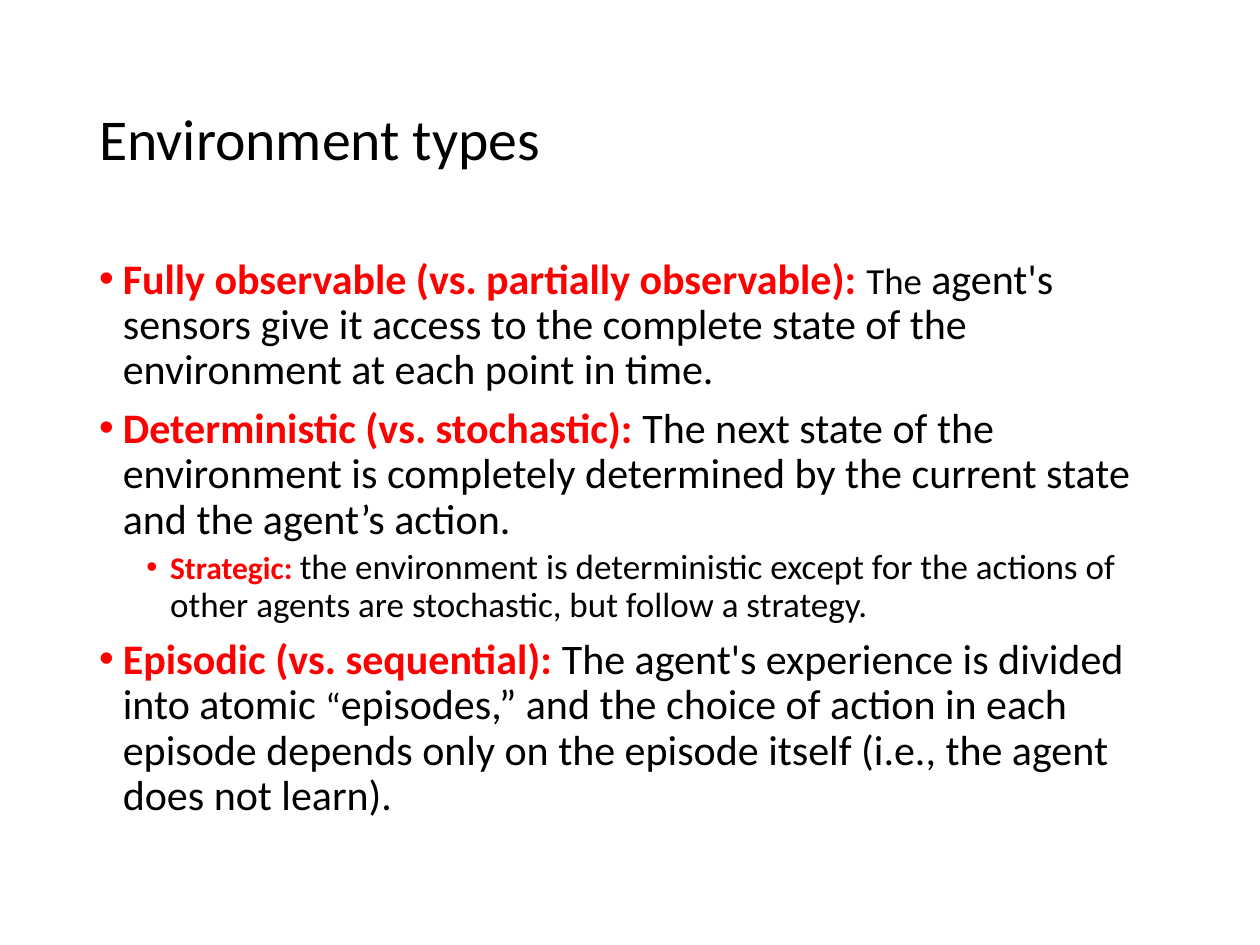
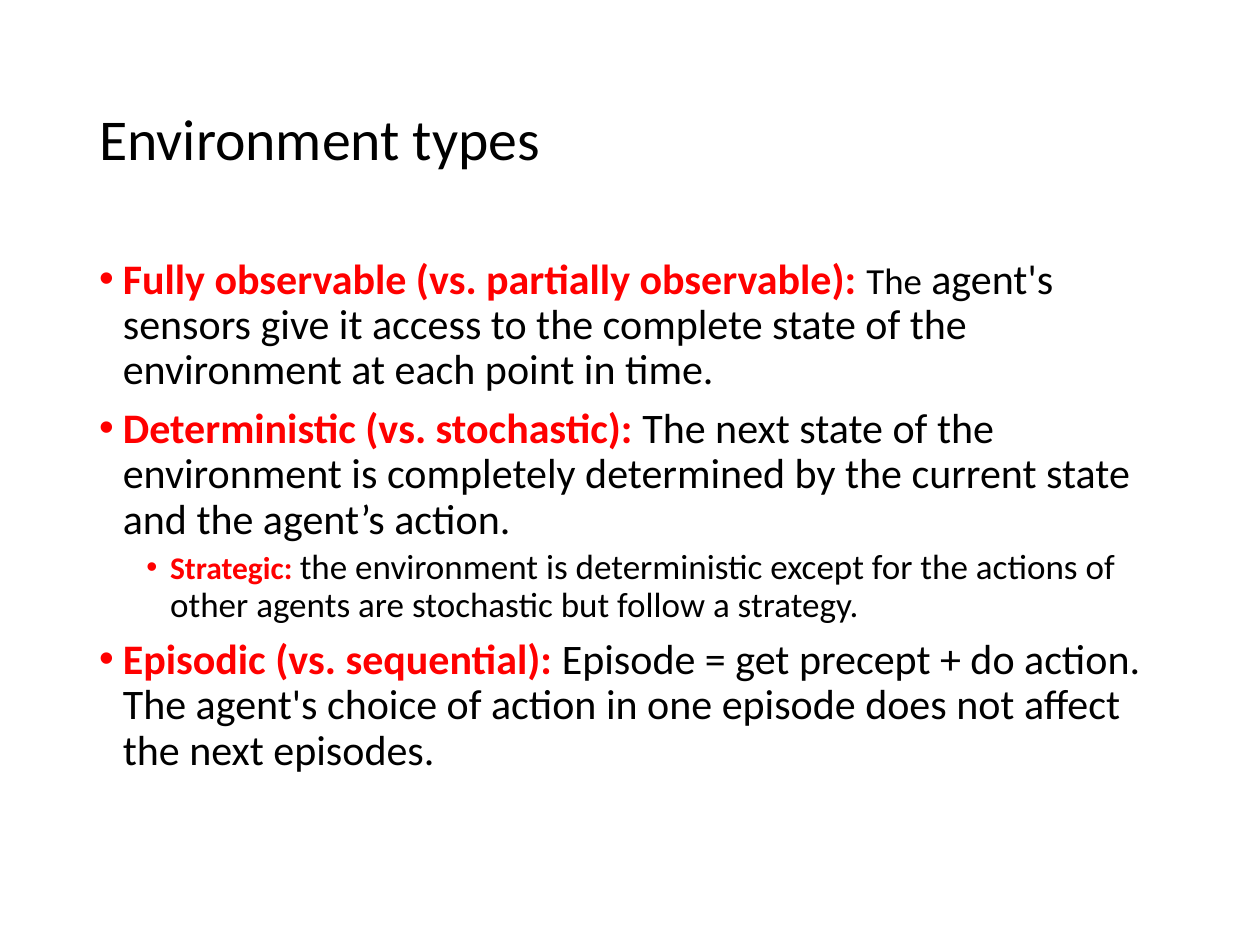
Before and after one commit to mhahsler/CS7320-AI, a slide deck: slide 11 of slides/02_agents.pptx. Drawn at 1260x945 pixels with LibreOffice and Linux fonts; fonts in the diff are those of the drawing. Boxes give left, top, right and bottom in pixels: in the first picture for what was removed or moved away, otherwise in the second. Text is boxed around its words. In the diff, an @@ line names an element or a change of style, - is before the commit and + after.

```diff
--- a/slides/02_agents.pptx
+++ b/slides/02_agents.pptx
@@ text at (x1=123, y1=554, x2=1140, y2=772): text changed @@
-  • Strategic: the environment is deterministic except for the actions of other agents are stochastic, but follow a strategy.
-• Episodic (vs. sequential): The agent's experience is divided into atomic “episodes,” and the choice of action in each episode depends only on the episode itself (i.e., the agent does not learn).
+  • Strategic: the environment is deterministic except for the actions of other agents are stochastic but follow a strategy.
+• Episodic (vs. sequential): Episode = get precept + do action.
+  The agent's choice of action in one episode does not affect the next episodes.
```
Also in this commit, not shown: 6 other slides changed, 1 other file.
